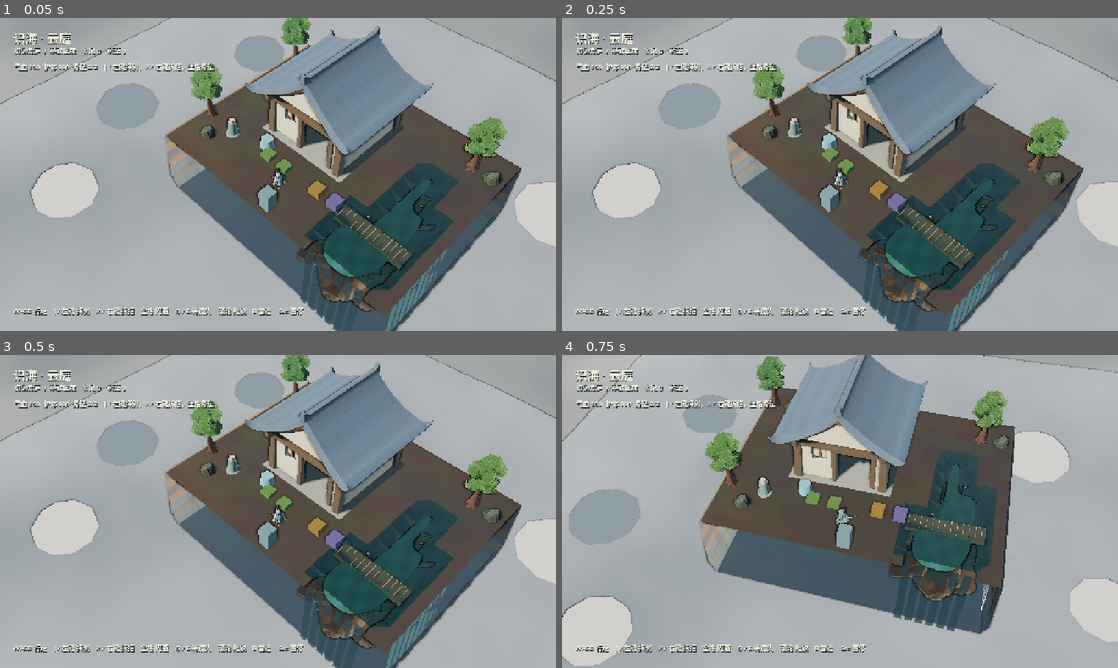
Above: before the commit, frames 1-4 (two rows, left to right).
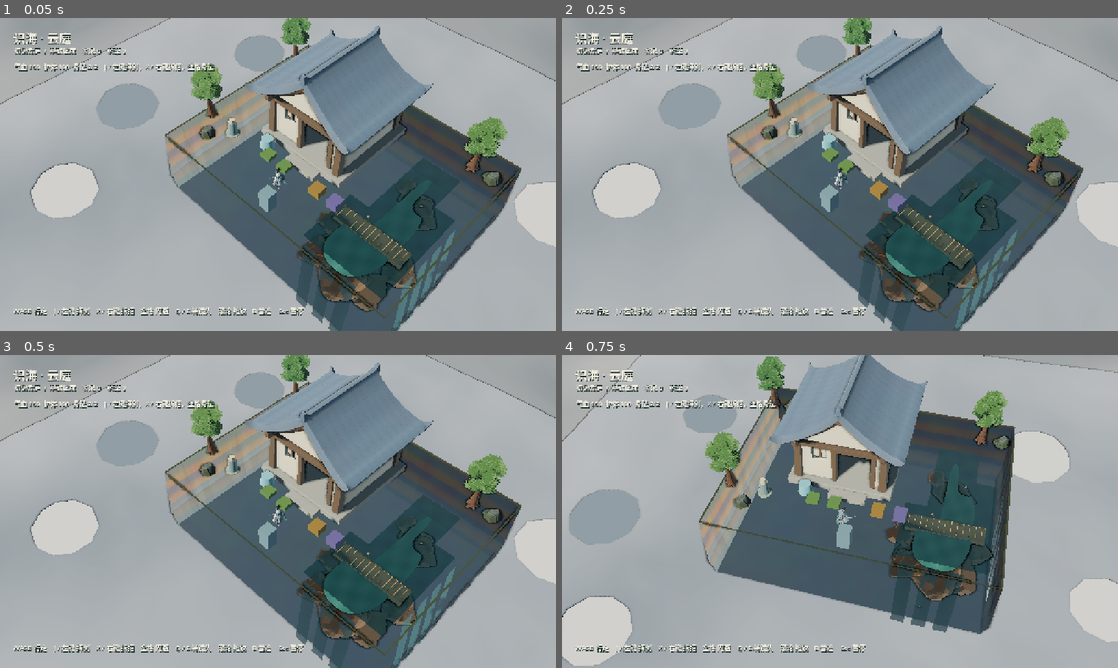
Above: after the commit, the same moments.

Repository: YI1219/Idle_and_incremental_game
Game: Godot game, scene res://scenes/play.tscn
Same seed, same stepped clock (60 frames per second), same inputs: the game is played once before the commit and once after it.
Inputs (mouse positions are in pixels of both pictures, inside the frame that each line leads up to):
- Up to frame 1 (0.05 s): no input
- Up to frame 2 (0.25 s): no input
- Up to frame 3 (0.5 s): no input
- Up to frame 4 (0.75 s): tap Enter at 0.5 s; move the mouse to (962, 495) at 0.52 s; hold D (move_right) from 0.53 s (still down); hold Q (camera_left) from 0.53 s (still down); click (962, 495) at 0.67 s

The runs differ from the first frame. In frame 1, 11% of the frame differs, in the area x 29-94%, y 8-100%; in frame 2, 11%; in frame 3, 11%; in frame 4, 11%.

Commit message:
Light heightfield tops correctly and recapture review shots.
Flip top-face winding so grass receives sun, share wall posts by
outward hint, cap waterfall sites, and record llvmpipe rebuild
timings. Capture cameras still fight the play rig on some closeups.

Co-authored-by: YI <YI1219@users.noreply.github.com>

Diff:
--- a/scripts/world/heightfield.gd
+++ b/scripts/world/heightfield.gd
@@ -761,11 +761,21 @@
 			if inland or is_notch:
 				var mid := vertex_world(cx, cz) + Vector2(spacing * 0.5, spacing * 0.5)
 				var outward := _drain_outward(cx, cz)
+				var origin := Vector3(mid.x, cell_h[idx], mid.y)
+				var crowded := false
+				for prev in sites:
+					if origin.distance_to(prev["origin"]) < spacing * 1.6:
+						crowded = true
+						break
+				if crowded:
+					continue
 				sites.append({
 					"cell": Vector2i(cx, cz),
-					"origin": Vector3(mid.x, cell_h[idx], mid.y),
+					"origin": origin,
 					"outward": outward,
 				})
+				if sites.size() >= 8:
+					return sites
 	return sites
 
 
--- a/scripts/world/heightfield_mesh.gd
+++ b/scripts/world/heightfield_mesh.gd
@@ -143,14 +143,14 @@
 	var norms := PackedVector3Array()
 	var cols := PackedColorArray()
 	var uvs := PackedVector2Array()
-	var side := Vector3(-outward.z, 0.0, outward.x) * 0.18
-	var top := origin + outward * 0.05
-	var foot := Vector3(origin.x, bottom, origin.z) + outward * 0.35
+	var side := Vector3(-outward.z, 0.0, outward.x) * 0.32
+	var top := origin + outward * 0.08 + Vector3(0.0, 0.04, 0.0)
+	var foot := Vector3(origin.x, bottom, origin.z) + outward * 0.55
 	var a := top - side
 	var b := top + side
 	var c := foot + side
 	var d := foot - side
-	var color := Color(0.35, 0.62, 0.60, 0.85)
+	var color := Color(0.55, 0.82, 0.80, 0.92)
 	_tri(verts, norms, cols, uvs, a, b, c, color, false)
 	_tri(verts, norms, cols, uvs, a, c, d, color, false)
 	return {"vertices": verts, "normals": norms, "colors": cols, "uvs": uvs, "triangles": int(verts.size() / 3)}
@@ -175,11 +175,11 @@
 			var c := _top_vert(field, mini(cx + step, field.verts_x - 1), mini(cz + step, field.verts_z - 1))
 			var d := _top_vert(field, cx, mini(cz + step, field.verts_z - 1))
 			if field.flip_diagonal(cx, cz):
-				_emit_facet(field, verts, norms, cols, uvs, a, b, c)
-				_emit_facet(field, verts, norms, cols, uvs, a, c, d)
+				_emit_facet(field, verts, norms, cols, uvs, a, c, b)
+				_emit_facet(field, verts, norms, cols, uvs, a, d, c)
 			else:
-				_emit_facet(field, verts, norms, cols, uvs, a, b, d)
-				_emit_facet(field, verts, norms, cols, uvs, b, c, d)
+				_emit_facet(field, verts, norms, cols, uvs, a, d, b)
+				_emit_facet(field, verts, norms, cols, uvs, b, d, c)
 
 
 static func _block_land(field: Heightfield, cx: int, cz: int, step: int) -> bool:
@@ -200,6 +200,11 @@
 	var n := (b - a).cross(c - a)
 	if n.length_squared() < 1e-10:
 		return
+	if n.y < 0.0:
+		var tmp := b
+		b = c
+		c = tmp
+		n = -n
 	_tri(verts, norms, cols, uvs, a, b, c, field.hash_color((a + b + c) / 3.0, n.normalized().y), false)
 
 
@@ -246,14 +251,15 @@
 	var col_a: Array = _wall_post(field, a.x, a.y, rings, posts)
 	var col_b: Array = _wall_post(field, b.x, b.y, rings, posts)
 	var n := mini(col_a.size(), col_b.size())
+	var hint := Vector3(float(dx), 0.0, float(dz))
 	for r in range(n - 1):
 		var pa: Vector3 = col_a[r]
 		var pb: Vector3 = col_b[r]
 		var qa: Vector3 = col_a[r + 1]
 		var qb: Vector3 = col_b[r + 1]
 		var color := field.hash_color((pa + pb + qb) / 3.0, 0.2 if r > 0 else 0.85)
-		_tri(verts, norms, cols, uvs, pa, pb, qb, color, false)
-		_tri(verts, norms, cols, uvs, pa, qb, qa, color, false)
+		_tri_facing(verts, norms, cols, uvs, pa, pb, qb, color, hint)
+		_tri_facing(verts, norms, cols, uvs, pa, qb, qa, color, hint)
 
 
 static func _vertex_outward(field: Heightfield, ix: int, iz: int) -> Vector3:
@@ -430,7 +436,7 @@
 	var z0 := chunk.y * cs
 	var x1 := mini(x0 + cs, field.cells_x())
 	var z1 := mini(z0 + cs, field.cells_z())
-	var color := Color(0.02, 0.04, 0.92, 0.45)
+	var color := Color(0.02, 0.08, 0.95, 0.35)
 	for cz in range(z0, z1):
 		for cx in range(x0, x1):
 			if not field.is_land(cx, cz):
@@ -439,7 +445,7 @@
 			var p10 := _bottom_vert(field, cx + 1, cz)
 			var p01 := _bottom_vert(field, cx, cz + 1)
 			var p11 := _bottom_vert(field, cx + 1, cz + 1)
-			# Downward winding.
+			# Downward winding so the underside lights from below.
 			_tri(verts, norms, cols, uvs, p00, p11, p10, color, true)
 			_tri(verts, norms, cols, uvs, p00, p01, p11, color, true)
 
@@ -453,6 +459,15 @@
 static func _bottom_noise(field: Heightfield, x: float, z: float) -> float:
 	var h := Heightfield._hash2(x * 0.31 + float(field.seed), z * 0.29)
 	return (h.x - 0.5) * 0.07
+
+
+static func _tri_facing(verts: PackedVector3Array, norms: PackedVector3Array, cols: PackedColorArray, uvs: PackedVector2Array, a: Vector3, b: Vector3, c: Vector3, color: Color, hint: Vector3) -> void:
+	var n := (b - a).cross(c - a)
+	if n.dot(hint) < 0.0:
+		var tmp := b
+		b = c
+		c = tmp
+	_tri(verts, norms, cols, uvs, a, b, c, color, false)
 
 
 static func _tri(verts: PackedVector3Array, norms: PackedVector3Array, cols: PackedColorArray, uvs: PackedVector2Array, a: Vector3, b: Vector3, c: Vector3, color: Color, force_down: bool) -> void:
--- a/shaders/world/island_heightfield.gdshader
+++ b/shaders/world/island_heightfield.gdshader
@@ -1,7 +1,7 @@
 shader_type spatial;
 render_mode diffuse_burley, specular_disabled, shadows_disabled;
-uniform vec4 grass_a : source_color = vec4(0.33, 0.42, 0.27, 1.0);
-uniform vec4 grass_b : source_color = vec4(0.46, 0.52, 0.30, 1.0);
+uniform vec4 grass_a : source_color = vec4(0.38, 0.50, 0.28, 1.0);
+uniform vec4 grass_b : source_color = vec4(0.52, 0.60, 0.32, 1.0);
 uniform vec4 soil_color : source_color = vec4(0.50, 0.41, 0.32, 1.0);
 uniform vec4 rock_warm : source_color = vec4(0.58, 0.47, 0.39, 1.0);
 uniform vec4 rock_cool : source_color = vec4(0.42, 0.44, 0.47, 1.0);
--- a/tests/capture_heightfield.gd
+++ b/tests/capture_heightfield.gd
@@ -2,6 +2,7 @@
 ## Screenshots for the heightfield island pass. Not art acceptance.
 
 const Heightfield := preload("res://scripts/world/heightfield.gd")
+const HeightfieldMesh := preload("res://scripts/world/heightfield_mesh.gd")
 const OUT := "res://art/review/heightfield/2026-10-02"
 
 func _initialize() -> void:
@@ -11,8 +12,14 @@
 	for i in n:
 		await process_frame
 
+var _shot_cam: Camera3D
+
 func shot(path: String) -> void:
+	if _shot_cam:
+		_shot_cam.make_current()
 	await frames(10)
+	if _shot_cam:
+		_shot_cam.make_current()
 	await RenderingServer.frame_post_draw
 	root.get_texture().get_image().save_png(path)
 	print("wrote ", path)
@@ -30,23 +37,39 @@
 	if builder:
 		builder.set_active(false)
 	terrain.flush_rebuild()
-	rig._distance = rig.default_distance
-	rig.snap_to_target()
+	rig.set_physics_process(false)
+	var play_cam := rig.get_node_or_null("Camera3D") as Camera3D
+	if play_cam:
+		play_cam.current = false
+	var arena: Node = scene.find_child("PracticeArena", true, false)
+	if arena:
+		arena.visible = false
+	var shot_cam := Camera3D.new()
+	shot_cam.name = "ShotCam"
+	shot_cam.near = 1.2
+	shot_cam.far = 240.0
+	scene.add_child(shot_cam)
+	_shot_cam = shot_cam
+	shot_cam.make_current()
+	_aim(shot_cam, Vector3(8.5, 14.0, 12.0), Vector3(0.0, -0.4, 0.0), 42)
 	await shot(OUT + "/overview.png")
 
 	_sculpt_demo(terrain, island)
 	terrain.flush_rebuild()
 	await frames(8)
+	if scene.get("house"):
+		(scene.house as Node3D).visible = false
+	var player: Node3D = get_first_node_in_group("player")
+	if player:
+		player.visible = false
 
-	rig._distance = rig.min_distance
-	rig.snap_to_target()
+	_aim(shot_cam, Vector3(-6.4, 3.8, 4.8), Vector3(-3.4, 0.6, 1.3), 38)
 	await shot(OUT + "/closeup_slope.png")
 
-	rig.set_physics_process(false)
-	_look(rig, Vector3(4.6, 4.2, 1.8), Vector3(4.4, -0.2, 0.2), 32)
+	_aim(shot_cam, Vector3(3.4, 6.4, -6.2), Vector3(1.2, -0.4, -3.2), 40)
 	await shot(OUT + "/lake.png")
 
-	_look(rig, Vector3(-2.2, 3.4, 7.2), Vector3(0.4, -0.8, 3.2), 34)
+	_aim(shot_cam, Vector3(3.2, 1.8, 6.6), Vector3(0.4, -1.8, 2.6), 36)
 	await shot(OUT + "/hole_waterfall.png")
 
 	if builder:
@@ -54,10 +77,10 @@
 		builder.commit_place("tree", Vector2i(-2, -5))
 		builder.set_active(false)
 	terrain.flush_rebuild()
-	_look(rig, Vector3(-2.0, 4.8, -2.4), Vector3(-1.5, 0.2, -4.6), 36)
+	_aim(shot_cam, Vector3(-2.0, 5.6, -9.5), Vector3(-2.0, 0.2, -5.0), 38)
 	await shot(OUT + "/placed_building.png")
 
-	_look(rig, Vector3(-16.0, 0.4, 12.5), Vector3(0.2, -2.4, -0.2), 40)
+	_aim(shot_cam, Vector3(-12.0, -2.8, 10.0), Vector3(0.5, -3.5, 0.8), 42)
 	await shot(OUT + "/underside.png")
 
 	var playable: Dictionary = terrain.heightfield_stats()
@@ -71,7 +94,7 @@
 	await frames(6)
 	var large: Dictionary = terrain.heightfield_stats()
 	_print_stats("4x island", large)
-	_look(rig, Vector3(-22.0, 16.0, 26.0), Vector3(0.0, -1.0, 0.0), 38)
+	_aim(shot_cam, Vector3(-22.0, 16.0, 26.0), Vector3(0.0, -1.0, 0.0), 38)
 	await shot(OUT + "/large_island.png")
 
 	var offsets := [
@@ -87,7 +110,7 @@
 	await frames(6)
 	var multi: Dictionary = terrain.heightfield_stats()
 	_print_stats("4x + 7 satellites", multi)
-	_look(rig, Vector3(-8.0, 42.0, 54.0), Vector3(2.0, -1.0, 0.0), 46)
+	_aim(shot_cam, Vector3(-8.0, 42.0, 54.0), Vector3(2.0, -1.0, 0.0), 46)
 	await shot(OUT + "/multi_island.png")
 	quit()
 
@@ -106,15 +129,27 @@
 	# Through-hole near the south rim so water can fall into the cloud sea.
 	for _i in 6:
 		field.apply_brush("lower", Vector3(0.4, 0.0, 2.8), 1.0, 1.4, true)
+	var span := HeightfieldMesh.chunk_range(field)
+	var t0 := Time.get_ticks_usec()
+	for z in span.y:
+		for x in span.x:
+			HeightfieldMesh.build_chunk(field, Vector2i(x, z), "top", main.skip_top)
+	main.last_stroke_ms = float(Time.get_ticks_usec() - t0) / 1000.0
 	main.rebuild_full(true)
 
 
-func _look(rig: Node3D, from: Vector3, look: Vector3, fov: float) -> void:
-	rig.global_transform = Transform3D(Basis.looking_at(look - from, Vector3.UP), from)
-	var cam := rig.get_node_or_null("Camera3D") as Camera3D
-	if cam:
-		cam.fov = fov
-		cam.near = 1.2
+func _aim(cam: Camera3D, from: Vector3, look: Vector3, fov: float) -> void:
+	var forward := look - from
+	if forward.length_squared() < 1e-6:
+		look += Vector3(0.2, -0.2, 0.2)
+		forward = look - from
+	if absf(forward.normalized().dot(Vector3.UP)) > 0.92:
+		look += Vector3(0.4, 0.0, 0.4)
+	cam.fov = fov
+	cam.near = 1.2
+	cam.far = 240.0
+	cam.global_transform = Transform3D(Basis.looking_at(look - from, Vector3.UP), from)
+	cam.make_current()
 
 
 func _print_stats(label: String, stats: Dictionary) -> void:
Not shown, changed: README.md
Not shown, changed: art/review/heightfield/2026-10-02/review.md
